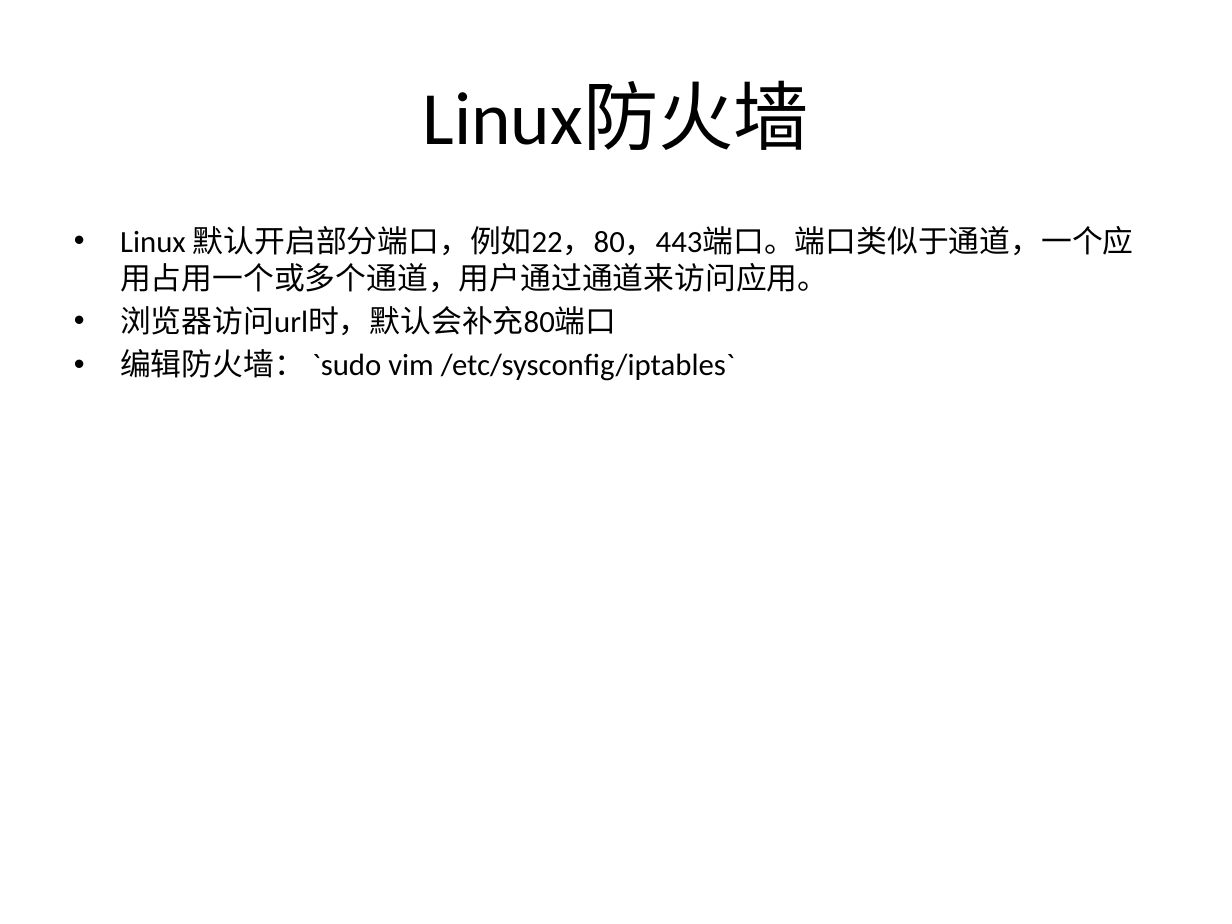
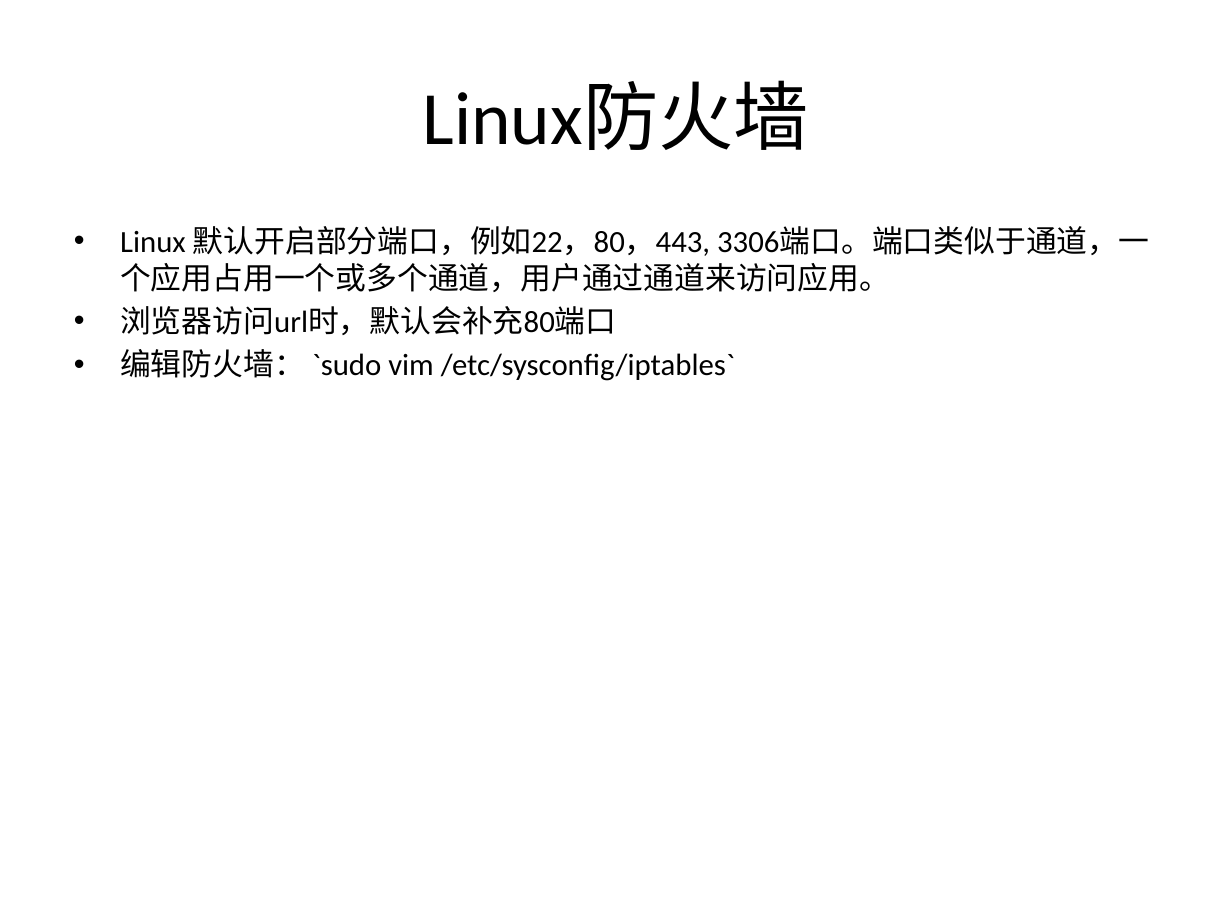
Before and after one commit to zhan3333/php-example, a slide deck: slide 6 of doc/ppt/lnmp.pptx. Drawn at 1232x924 pixels with LibreOffice and Linux fonts; fonts in the diff are those of the drawing. Boxes give left, top, right and bottom in pixels: in the first picture for what was removed or moved away, otherwise in the second. Text is boxed around its words. In the diff, an @@ line names an element or a change of style, - is before the commit and + after.

```diff
--- a/doc/ppt/lnmp.pptx
+++ b/doc/ppt/lnmp.pptx
@@ text at (x1=120, y1=226, x2=1149, y2=292): text changed @@
-• Linux 默认开启部分端口，例如22，80，443端口。端口类似于通道，一个应用占用一个或多个通道，用户通过通道来访问应用。
+• Linux 默认开启部分端口，例如22，80，443, 3306端口。端口类似于通道，一个应用占用一个或多个通道，用户通过通道来访问应用。
```
Also in this commit, not shown: 2 other slides changed, 8 slides added, 19 other files.
